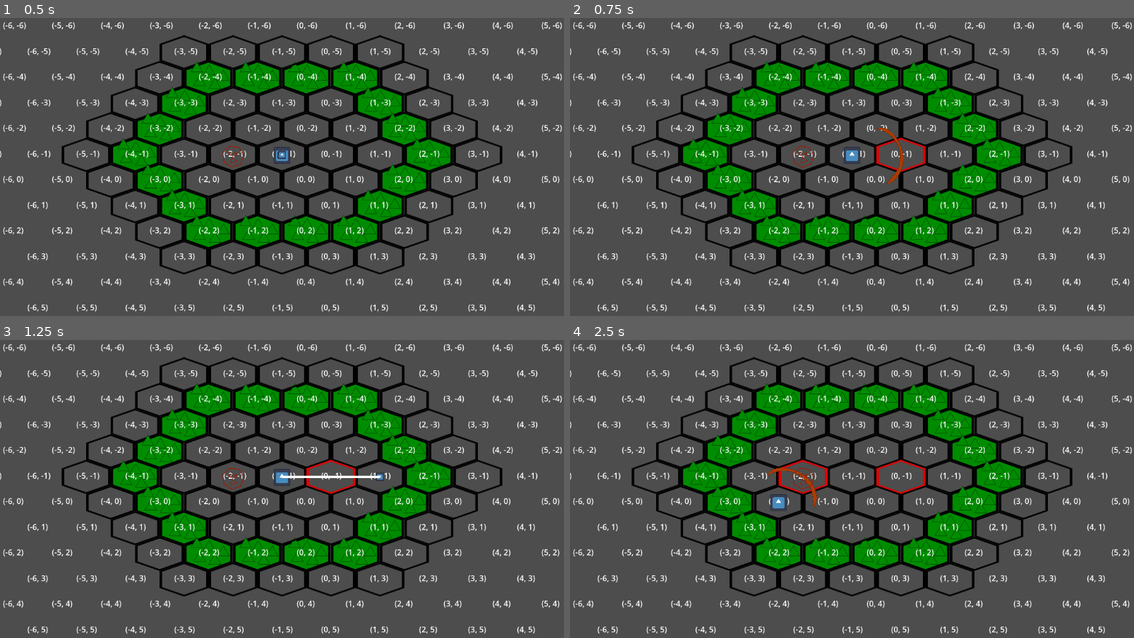
Above: before the commit, frames 1-4 (two rows, left to right).
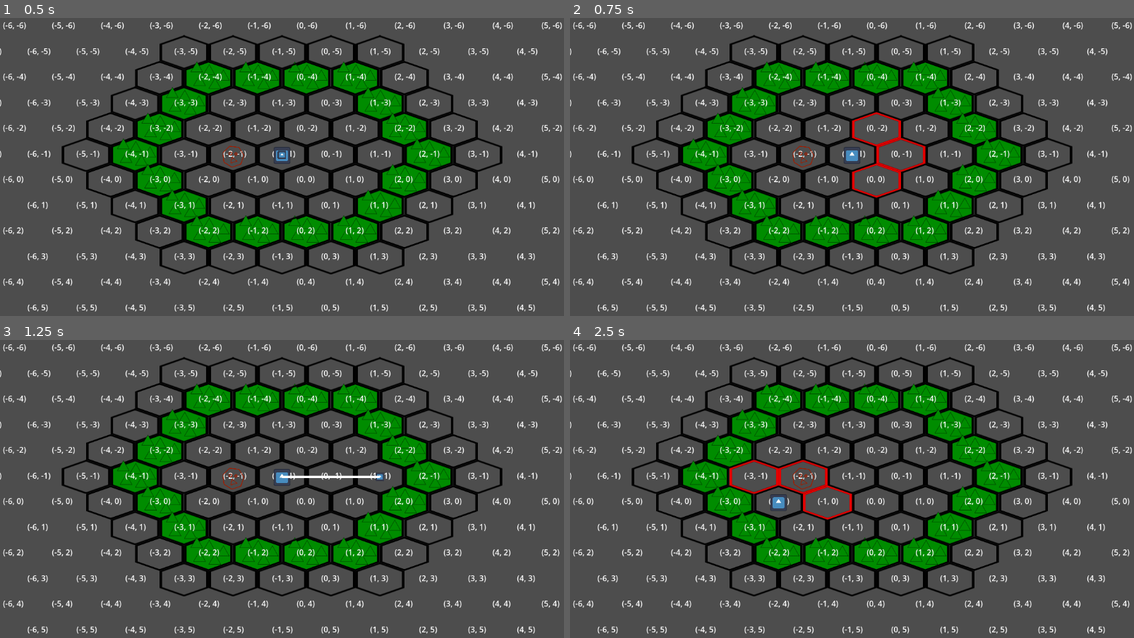
Above: after the commit, the same moments.

Repository: kestrel84/turn-based-thing
Game: Godot game, scene res://initial-scene.tscn
Same seed, same stepped clock (60 frames per second), same inputs: the game is played once before the commit and once after it. The engine's default icon, where the game draws it, is replaced by a stand-in: a white triangle on a blue panel in a dark square.
Inputs (mouse positions are in pixels of both pictures, inside the frame that each line leads up to):
- Up to frame 1 (0.5 s): no input
- Up to frame 2 (0.75 s): tap Enter at 0.5 s; move the mouse to (976, 149) at 0.52 s; tap Q (attack one) at 0.6 s
- Up to frame 3 (1.25 s): click (406, 471) at 0.8 s
- Up to frame 4 (2.5 s): tap Space at 1.25 s; move the mouse to (739, 500) at 1.27 s; click (739, 500) at 1.35 s; right-click (739, 500) at 1.55 s; tap Enter at 2 s; move the mouse to (908, 414) at 2.02 s; right-click (908, 414) at 2.1 s; tap Q (attack one) at 2.3 s

Frame 1 is identical in both runs. In frame 2, 0.5% of the frame differs, in the area x 49-63%, y 31-61%; in frame 3, 0.2%; in frame 4, 0.7%, in the area x 28-64%, y 40-61%.

Commit message:
better (but more cursed) attack hitboxes

Diff:
--- a/initial-scene.tscn
+++ b/initial-scene.tscn
@@ -7,7 +7,6 @@
 [ext_resource type="Texture2D" uid="uid://d0rfj86rro2u4" path="res://assets/hex tile mountain.png" id="5_pxju2"]
 [ext_resource type="Script" uid="uid://bmeri6bp31rmp" path="res://cursor.gd" id="6_3sp4s"]
 [ext_resource type="Script" uid="uid://btjoebdhuqayb" path="res://player.gd" id="6_pxju2"]
-[ext_resource type="Texture2D" uid="uid://bgqmh3wnypd2e" path="res://assets/attack.png" id="8_xeg3k"]
 [ext_resource type="Texture2D" uid="uid://cdurrkhishopm" path="res://assets/enemy.png" id="11_a6wsr"]
 [ext_resource type="Script" uid="uid://curo2qh8643gp" path="res://enemy.gd" id="11_im6mf"]
 
@@ -49,11 +48,12 @@
 
 [node name="Camera2D" type="Camera2D" parent="." unique_id=1286385923]
 
-[node name="player" type="Sprite2D" parent="." unique_id=2060810026]
+[node name="player" type="Sprite2D" parent="." unique_id=2060810026 node_paths=PackedStringArray("attack_sprite")]
 position = Vector2(0, -16.5)
 scale = Vector2(0.27, 0.27)
 texture = ExtResource("5_oofev")
 script = ExtResource("6_pxju2")
+attack_sprite = NodePath("attack sprite")
 
 [node name="cursor" type="Sprite2D" parent="player" unique_id=1761886414]
 scale = Vector2(0.49189815, 0.49189815)
@@ -63,17 +63,11 @@
 [node name="path" type="Line2D" parent="player/cursor" unique_id=517834555]
 width = 41.085
 
-[node name="attack" type="Area2D" parent="player" unique_id=1530286748]
-position = Vector2(329.6296, -12.962963)
-
-[node name="attack sprite" type="Sprite2D" parent="player/attack" unique_id=956043022]
-position = Vector2(-85, 0)
-scale = Vector2(0.80864197, 0.80864197)
-texture = ExtResource("8_xeg3k")
-
-[node name="CollisionPolygon2D" type="CollisionPolygon2D" parent="player/attack" unique_id=2125764493]
-position = Vector2(-85, 0)
-polygon = PackedVector2Array(-96.296295, -200, -55.555542, -207.40741, -7.4074097, -188.88889, 40.740753, -144.44443, 85.18518, -62.96296, 103.703705, 22.222221, 85.18518, 111.111115, 37.03705, 188.88889, -18.518524, 218.51852, 18.518524, 162.96295, 62.96295, 107.40741, 74.074066, 40.740738, 81.481476, -18.518517, 59.259277, -77.77778, 14.814819, -144.44443, -55.555542, -192.59259, -96.296295, -200)
+[node name="attack sprite" type="Sprite2D" parent="player" unique_id=814611045]
+visible = false
+position = Vector2(0, -5.5555553)
+scale = Vector2(3.7, 3.7)
+texture = ExtResource("2_a6wsr")
 
 [node name="enemy" type="Area2D" parent="." unique_id=1519383501]
 position = Vector2(-99.2, -13.775)
--- a/map.gd
+++ b/map.gd
@@ -3,8 +3,19 @@
 # a list of IDs of tile atlases in which the tiles are solid (mountains or whatever)
 @export var solid_blocks: Array[int] = [4]
 
+var neighbours: Array[TileSet.CellNeighbor] = [
+	TileSet.CELL_NEIGHBOR_TOP_RIGHT_SIDE,
+	TileSet.CELL_NEIGHBOR_RIGHT_SIDE,
+	TileSet.CELL_NEIGHBOR_BOTTOM_RIGHT_SIDE,
+	TileSet.CELL_NEIGHBOR_BOTTOM_LEFT_SIDE,
+	TileSet.CELL_NEIGHBOR_LEFT_SIDE,
+	TileSet.CELL_NEIGHBOR_TOP_LEFT_SIDE
+]
+
 var astar_hex_grid: AStar2D = AStar2D.new()
 var astar_dict: Dictionary[int, Vector2i] = {}
+
+
 
 # Called when the node enters the scene tree for the first time.
 func _ready() -> void:
--- a/player.gd
+++ b/player.gd
@@ -1,20 +1,18 @@
 extends Sprite2D
 
 @onready var map: TileMapLayer = $"../map"
-@onready var attack_hitbox: Area2D = $"attack"
 @onready var cursor: Sprite2D = $"cursor"
 
+@export var attack_sprite: Sprite2D
+
+var sprites: Array[Sprite2D] = []
+
+# TODO: A better system for handling different kinds of attacks
 var attacking: bool = false;
 
 # Called when the node enters the scene tree for the first time.
 func _ready() -> void:
-	var arr = [1,2,3,5]
-	print(arr)
-	arr.insert(3, 4)
-	print(arr)
-
-	attack_hitbox.visible = false
-
+	pass
 
 # Called every frame. 'delta' is the elapsed time since the previous frame.
 func _process(delta: float) -> void:
@@ -30,7 +28,7 @@
 		if attacking:
 			cancel_attack()
 		else:
-			trigger_attack()
+			trigger_attack(3)
 
 	if Input.is_action_just_pressed("right click"):
 		if attacking:
@@ -39,39 +37,56 @@
 	if attacking:
 		var local_mouse_pos = to_local(mousepos)
 		# tilemap stuff
-		var attack_angle = local_mouse_pos.angle()
-		var player_map_pos = map.local_to_map(global_position)
-		var attacked_tile = map.get_neighbor_cell(player_map_pos, map.angle_to_tileset_neighbour(attack_angle))
-		map.set_cell(attacked_tile, 2, Vector2i(0, 0))
+		var attack_angle = local_mouse_pos.angle() # the angle of the mouse relative to the player
+		var player_map_pos = map.local_to_map(global_position) # the map coordinates of the player
+		var attack_neighbour = map.angle_to_tileset_neighbour(attack_angle) # the neighbour being attacked
+		var attacked_tile = map.get_neighbor_cell(player_map_pos, attack_neighbour) # the map coordinates of the tile being attacked
+		var attacked_pos = map.map_to_local(attacked_tile) # the global coordinates of the tile being attacked
 
+		var neighbour_index = map.neighbours.find(attack_neighbour)
+		var neighbour_1 = map.neighbours[(neighbour_index - 1) % 6]
+		var neighbour_2 = map.neighbours[(neighbour_index + 1) % 6]
 
-		# sprite stuff
-		var attack_pos = local_mouse_pos.normalized() * 222
-		var map_attack_pos = map.map_to_local(map.local_to_map(to_global(attack_pos)))
-		attack_hitbox.global_position = map_attack_pos
-		attack_hitbox.rotation = to_local(map_attack_pos).angle()
+		# calcualte the attacks either side of the direction (+1 and -1 radians = ~60 degrees either side)
+		var attacked_pos_2 = map.map_to_local(map.get_neighbor_cell(player_map_pos, neighbour_1))
+		var attacked_pos_3 = map.map_to_local(map.get_neighbor_cell(player_map_pos, neighbour_2))
 
+		var attack_positions = [attacked_pos, attacked_pos_2, attacked_pos_3]
 
+		for i in range(3):
+			if sprites[i]:
+				sprites[i].global_position = attack_positions[i]
+			else:
+				print("no sprite???")
 
-func trigger_attack():
+func trigger_attack(area: int):
 	print("triggering attack")
 	attacking = true
 	cursor.visible = false
-	attack_hitbox.visible = true
+	#attack_sprite.visible = true
+	for i in range(area):
+		var dupe = attack_sprite.duplicate()
+		dupe.visible = true
+		add_child(dupe)
+		sprites.push_back(dupe)
 
 func cancel_attack():
 	print("cancel attack")
 	attacking = false
 	cursor.visible = true
-	attack_hitbox.visible = false
+	for sprite in sprites:
+		sprite.queue_free()
+	sprites.clear()
 
 func attack():
 	print("attacking")
 	print("enemies hit: ")
-	var enemies = attack_hitbox.get_overlapping_areas()
-	if len(enemies) > 0 && enemies[0].get_script():
-		enemies[0].on_hit()
-	print(enemies)
+	#var enemies = attack_hitbox.get_overlapping_areas()
+	#if len(enemies) > 0 && enemies[0].get_script():
+		#enemies[0].on_hit()
+	#print(enemies)
 	attacking = false
 	cursor.visible = true
-	attack_hitbox.visible = false
+	for sprite in sprites:
+		sprite.queue_free()
+	sprites.clear()
